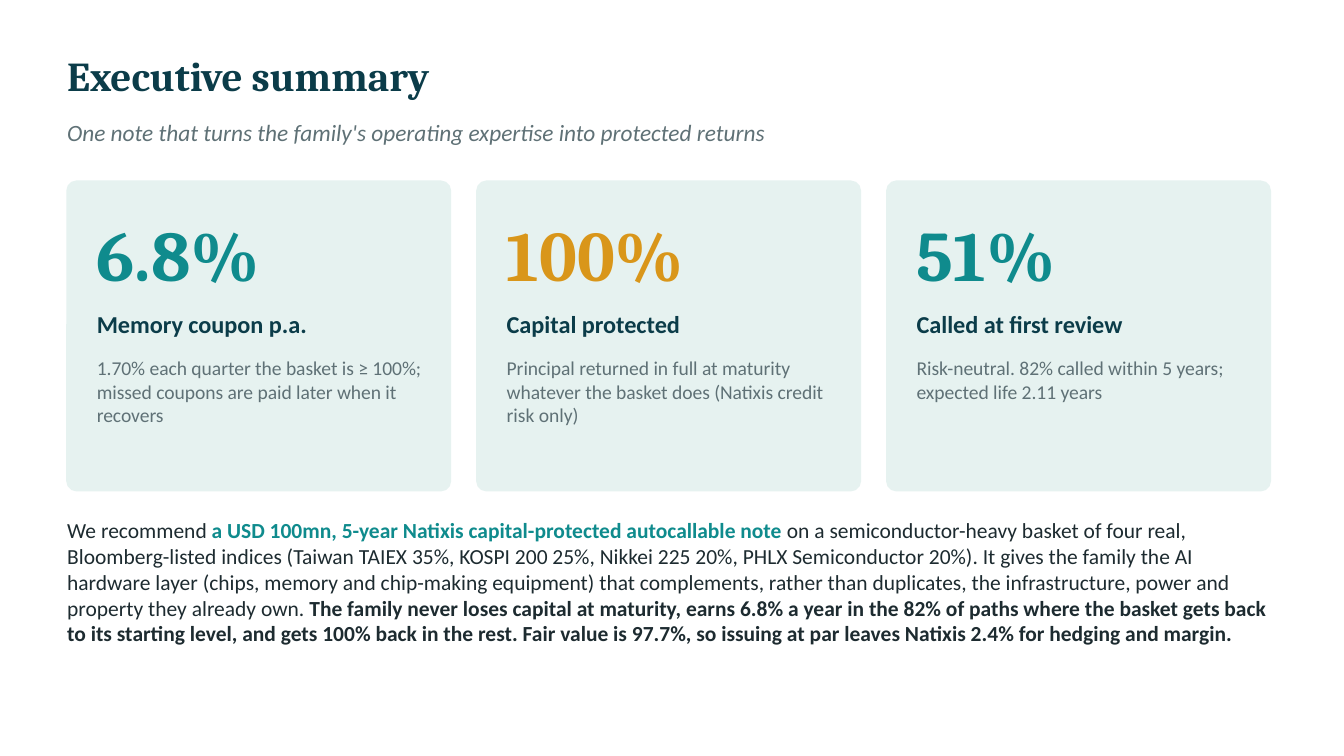
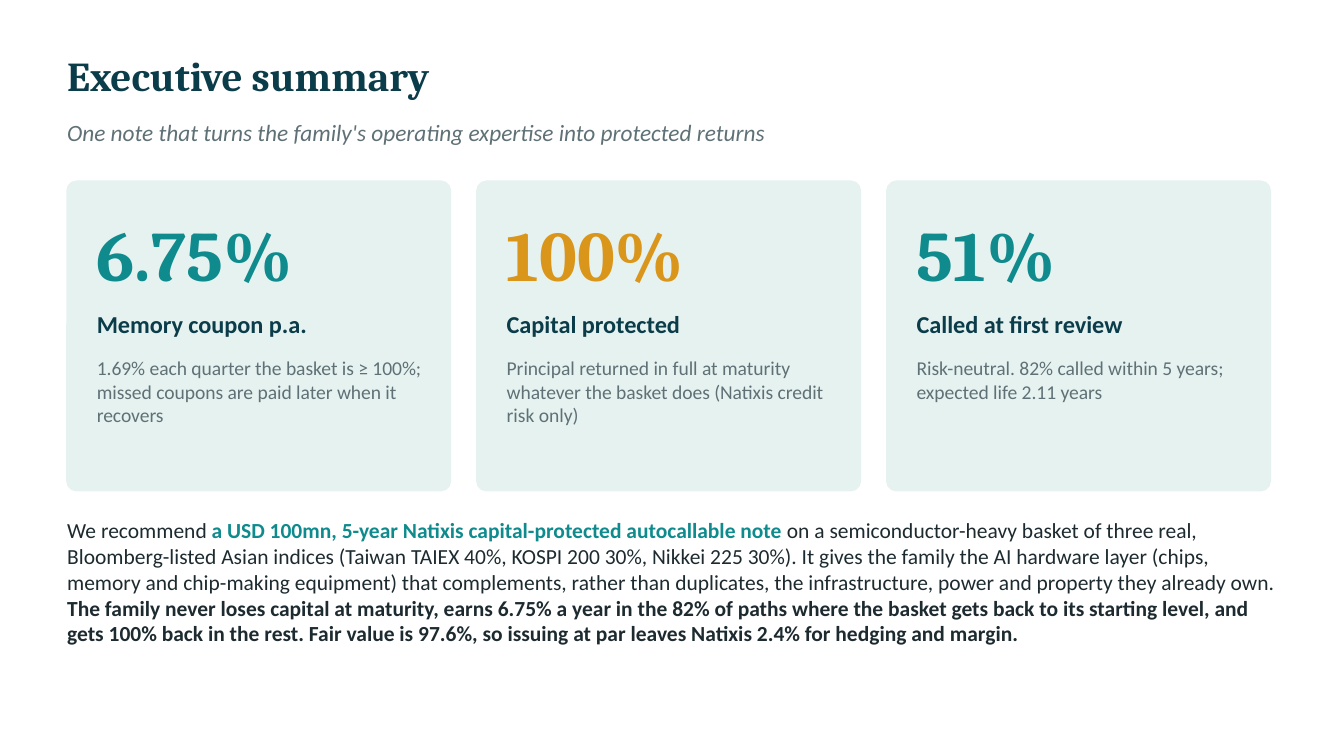
Before and after one commit to benjaminlhl/natixis-case-comp, a slide deck: slide 3 of deck/Asian-Digital-Autocallable-Note.pptx. Drawn at 1344x756 pixels with LibreOffice and Linux fonts; fonts in the diff are those of the drawing. Boxes give left, top, right and bottom in pixels: in the first picture for what was removed or moved away, otherwise in the second. Text is boxed around its words. In the diff, an @@ line names an element or a change of style, - is before the commit and + after.

```diff
--- a/deck/Asian-Digital-Autocallable-Note.pptx
+++ b/deck/Asian-Digital-Autocallable-Note.pptx
@@ text at box(97, 232, 293, 283): text changed @@
-6.8%
+6.75%
@@ text at box(97, 361, 421, 422): text changed @@
-1.70% each quarter the basket is ≥ 100%; missed coupons are paid later when it recovers
+1.69% each quarter the basket is ≥ 100%; missed coupons are paid later when it recovers
@@ text at box(67, 523, 1274, 645): text changed @@
-We recommend a USD 100mn, 5-year Natixis capital-protected autocallable note on a semiconductor-heavy basket of four real, Bloomberg-listed indices (Taiwan TAIEX 35%, KOSPI 200 25%, Nikkei 225 20%, PHLX Semiconductor 20%). It gives the family the AI hardware layer (chips, memory and chip-making equipment) that complements, rather than duplicates, the infrastructure, power and property they already own. The family never loses capital at maturity, earns 6.8% a year in the 82% of paths where the basket gets back to its starting level, and gets 100% back in the rest. Fair value is 97.7%, so issuing at par leaves Natixis 2.4% for hedging and margin.
+We recommend a USD 100mn, 5-year Natixis capital-protected autocallable note on a semiconductor-heavy basket of three real, Bloomberg-listed Asian indices (Taiwan TAIEX 40%, KOSPI 200 30%, Nikkei 225 30%). It gives the family the AI hardware layer (chips, memory and chip-making equipment) that complements, rather than duplicates, the infrastructure, power and property they already own. The family never loses capital at maturity, earns 6.75% a year in the 82% of paths where the basket gets back to its starting level, and gets 100% back in the rest. Fair value is 97.6%, so issuing at par leaves Natixis 2.4% for hedging and margin.
```
Also in this commit, not shown: 13 other slides changed, 7 other files.
